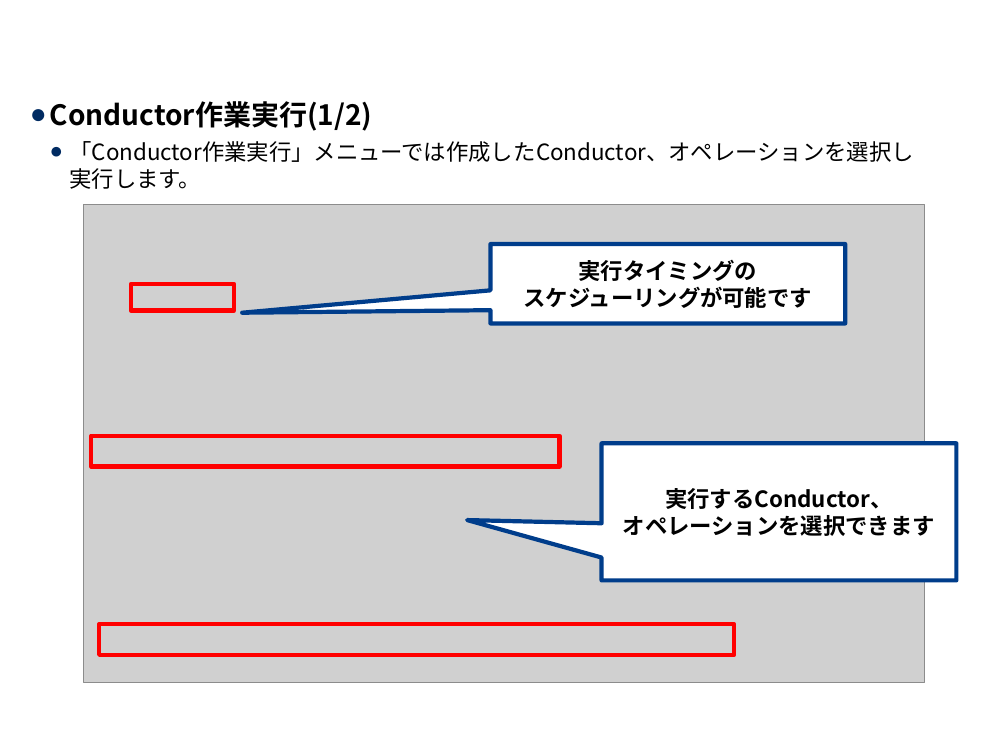
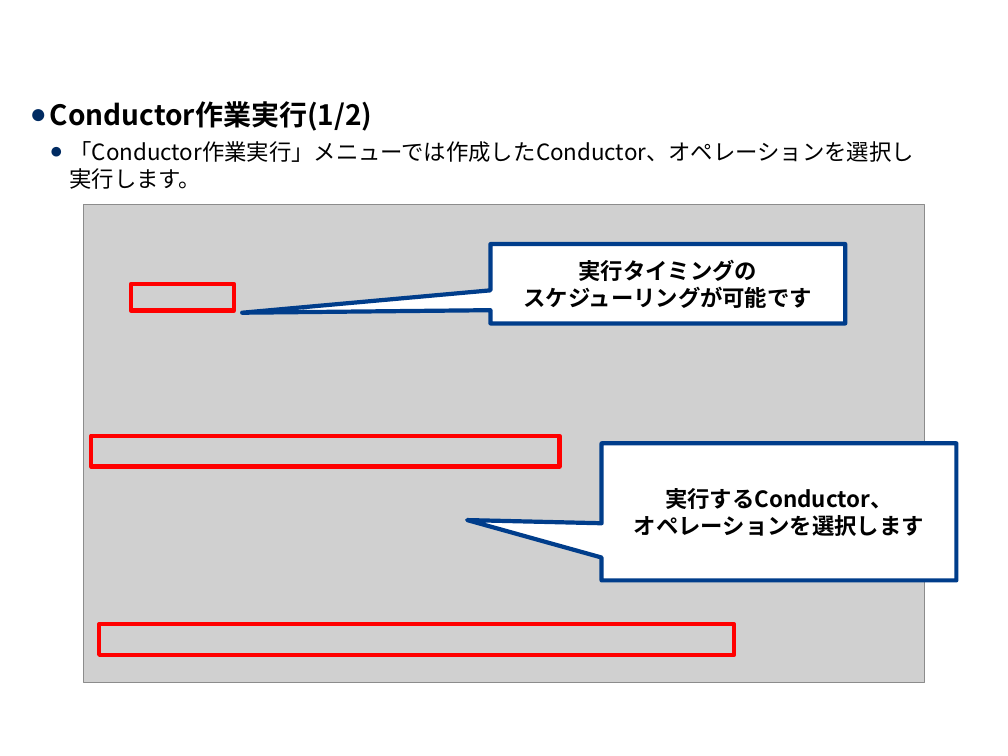
Before and after one commit to exastro-suite/it-automation-docs, a slide deck: slide 13 of asset/Learn_ja/ITA-Conductor_ja.pptx. Drawn at 1008x756 pixels with LibreOffice and Linux fonts; fonts in the diff are those of the drawing; grey boxes stand for pictures; background and template pictures are left out. Boxes give left, top, right and bottom in pixels: in the first picture for what was removed or moved away, otherwise in the second. Text is boxed around its words. In the diff, an @@ line names an element or a change of style, - is before the commit and + after.

```diff
--- a/asset/Learn_ja/ITA-Conductor_ja.pptx
+++ b/asset/Learn_ja/ITA-Conductor_ja.pptx
@@ text in speech box at [634,488,924,536]: text changed @@
-実行するConductor、
-オペレーションを選択できます
+実行するConductor、
+オペレーションを選択します
```
Also in this commit, not shown: 14 other slides changed, 2 slides added, 1 other file.
